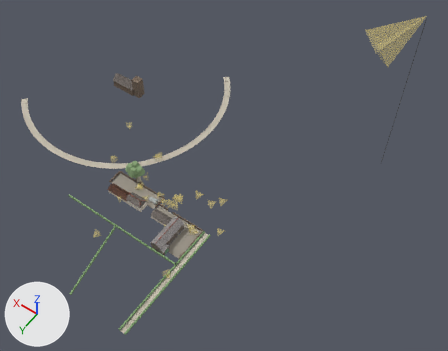
A saved change to the glTF model models/tymawr.glb.
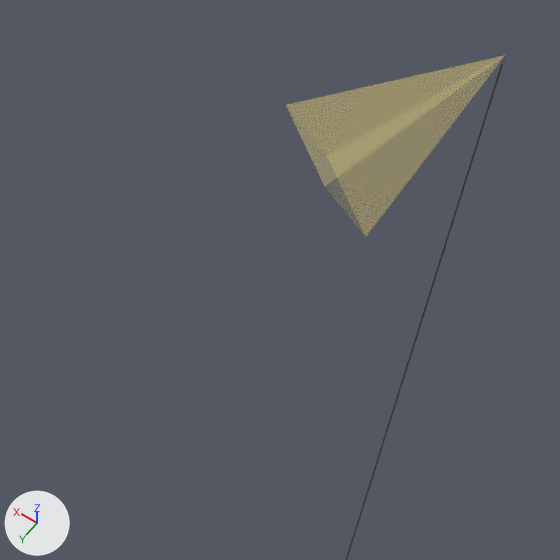
The first picture shows the older version from a camera (50 mm lens) standing at (-177.0, 153.0, 321.0) and looking at (-46.0, -29.0, 34.0). The close-ups show the older and then the newer version on the part from 63% to 99% of the width and 0% to 46% of the height of that picture. Only the edits that show in the close-ups are written down. The lights are fixed; the arrows at lower left show +X, +Y and +Z. Vertices at exactly the same position are counted once.

The older version as bpy lines, for what is in view:
```python
me_tymawr = bpy.data.meshes.new('tymawr')
me_tymawr.from_pydata(...)  # 2561 vertices, 2921 faces; spans x -110.0..129.0, y -130.0..70.0, z -1.0..120.0
me_tymawr.materials.append(mat_limewash)  # picture img_image_0
me_tymawr.materials.append(mat_slate)  # picture img_image_1
me_tymawr.materials.append(mat_pantile)  # picture img_image_2
me_tymawr.materials.append(mat_rubble)  # picture img_image_3
me_tymawr.materials.append(mat_dressed)  # picture img_image_4
me_tymawr.materials.append(mat_slate_barn)  # picture img_image_5
me_tymawr.materials.append(mat_ridge)  # brown #8b4b38
me_tymawr.materials.append(mat_frame)  # white #edece7
me_tymawr.materials.append(mat_timber)  # brown #7c6955
me_tymawr.materials.append(mat_brick)  # brown #7c4535
me_tymawr.materials.append(mat_green)  # green #6f9b7c
me_tymawr.materials.append(mat_gravel)  # grey #9b9589
me_tymawr.materials.append(mat_glass)  # dark grey #383c3f
me_tymawr.materials.append(mat_dark)  # dark grey #505050
me_tymawr.materials.append(mat_boards)  # grey #adaaa0
me_tymawr.materials.append(mat_gate)  # dark grey #595d59
me_tymawr.materials.append(mat_pane)  # white #e1eded
me_tymawr.materials.append(mat_bark)  # brown #95816c
me_tymawr.materials.append(mat_leaf)  # green #86a276
me_tymawr.materials.append(mat_lane)  # light grey #c5bdad
me_tymawr.materials.append(mat_hedge)  # green #7c9b6c
me_tymawr.materials.append(mat_tripod)  # dark grey #4b4b4b
me_tymawr.materials.append(mat_tripodhead)  # yellow #ceb869
me_tymawr.materials.append(mat_tripodfov)  # yellow #f9e589
ob_tymawr = bpy.data.objects.new('tymawr', me_tymawr)
ob_tymawr.location = (0.0, 0.0, 0.0)
```
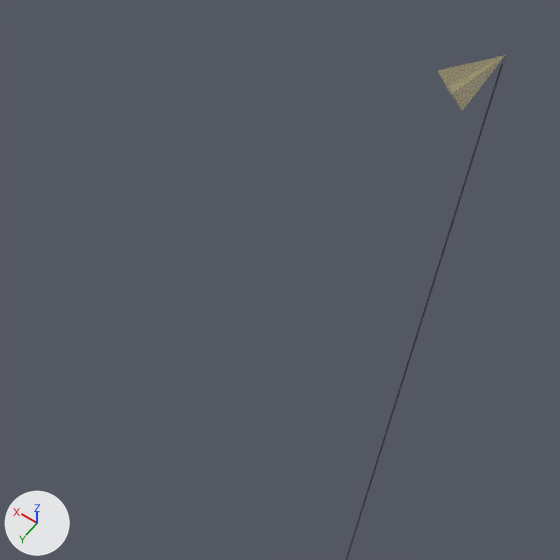
Pixel boxes [x1, y1, x2, y2] of what changed, in the close-ups (560 x 560 px; the box of a moved part takes in the faces that stretch with it):
'tymawr', reshaped
    before: [286, 55, 506, 560]
    after: [346, 55, 506, 560]
part 1 of me_tymawr, moved or reshaped
    before: [286, 56, 503, 237]
    after: [438, 56, 503, 111]

The edits, one by one:
me_tymawr is used by ob_tymawr; location (0.0, 0.0, 0.0).
me_tymawr had 2561 vertices, 2921 faces and spanned x -110.0..129.0, y -130.0..70.0, z -1.0..120.0.
me_tymawr now has 2561 vertices, 2921 faces and spans x -110.0..129.0, y -130.0..70.0, z 0.0..120.0.
me_tymawr part 1: the loose piece of 5 vertices spanning x -110.0..-84.0, y -120.0..-94.0, z 96.0..120.0 is scaled about its middle by 0.3, then moved by (-9.0, -9.0, 8.0).
Other edits to the shape of me_tymawr do not show in these pictures.
